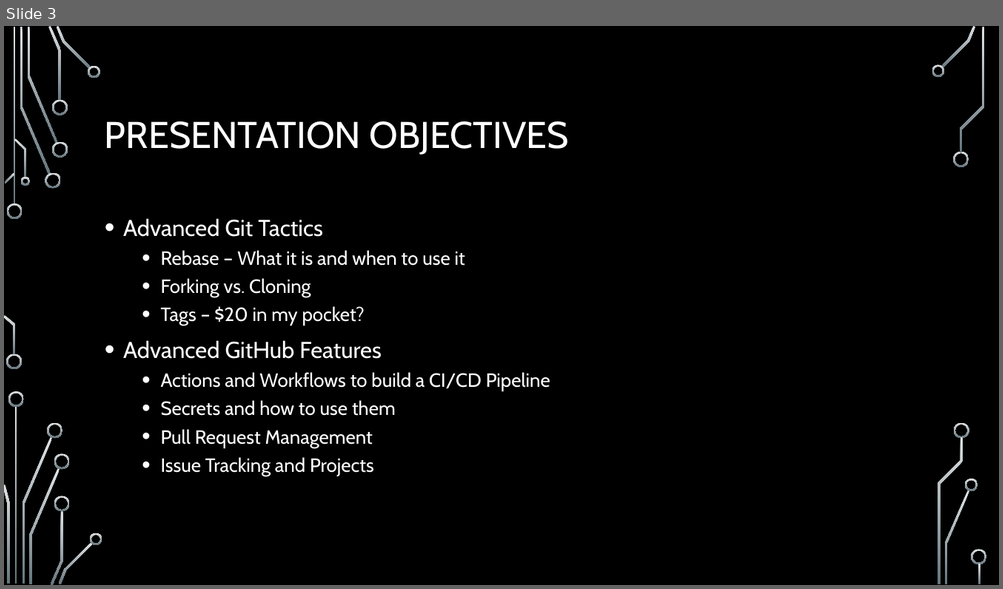
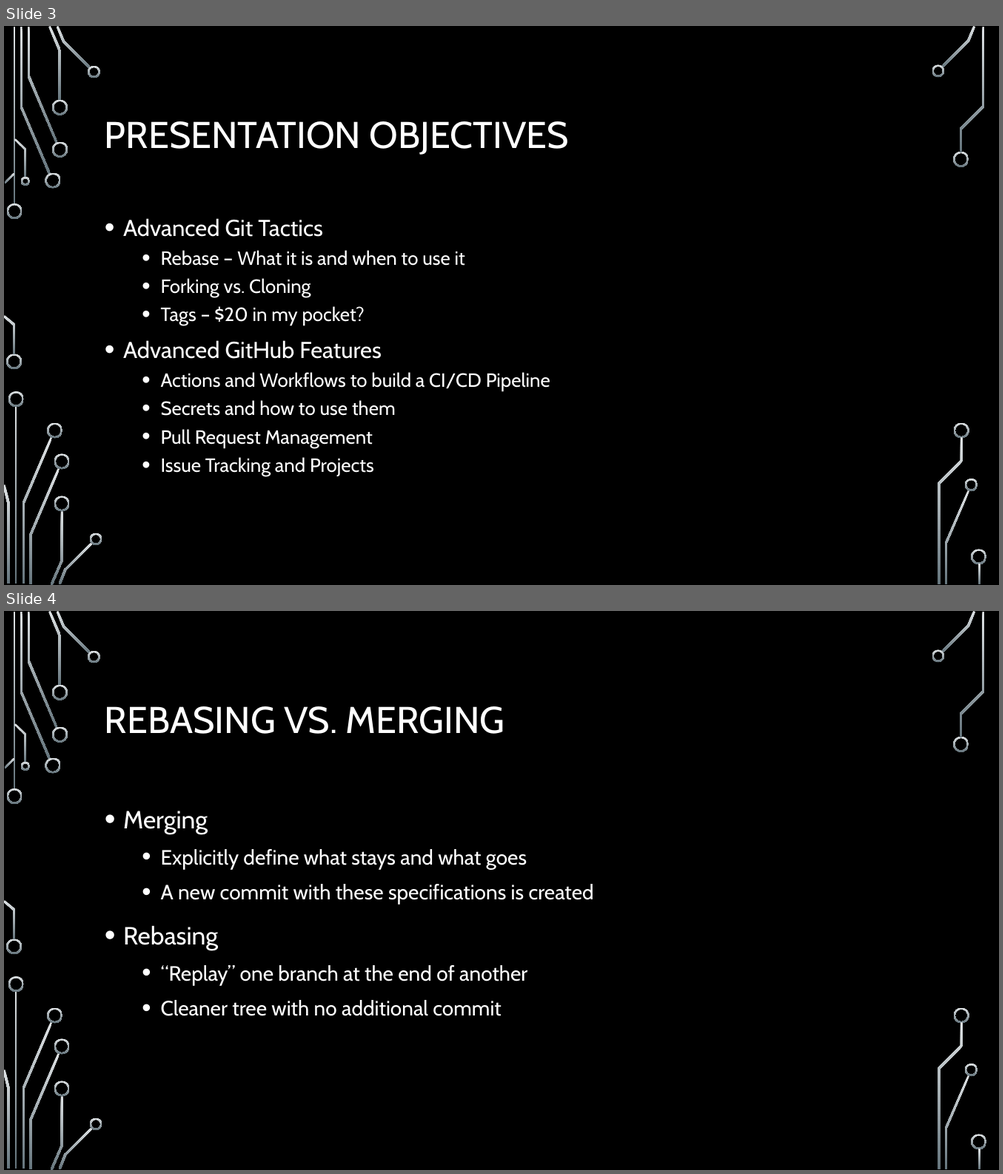
Before and after one commit to onideus/github-101-website, a slide deck: resources/Advanced github topics.pptx. Shown one above the other, each under a label of ours: slide 3 before the commit, slides 3 and 4 after it. The pictures are 1003x589 and 1003x1174 pixels, drawn with LibreOffice and Linux fonts; fonts in the diff are those of the drawing; background and template pictures are left out. Boxes give left, top, right and bottom in pixels: in the first picture for what was removed or moved away, otherwise in the second. Text is boxed around its words. In the diff, an @@ line names an element or a change of style, - is before the commit and + after.

```diff
--- a/resources/Advanced github topics.pptx
+++ b/resources/Advanced github topics.pptx
@@ slide 4 added at box(4, 611, 999, 1170), background picture (left out); not listed: 36 template elements that a slide beside it also shows @@
@@ title added at box(105, 706, 505, 734), 36 pt, text #FFFFFF @@
+REBASING VS. MERGING
@@ text added at box(123, 811, 594, 1017), 20 pt, text #FFFFFF @@
+• Merging
+  • Explicitly define what stays and what goes
+  • A new commit with these specifications is created
+• Rebasing
+  • “Replay” one branch at the end of another
+  • Cleaner tree with no additional commit
```
Also in this commit, not shown: 3 slides changed, 11 other slides added, 15 slides removed, 2 other files.
